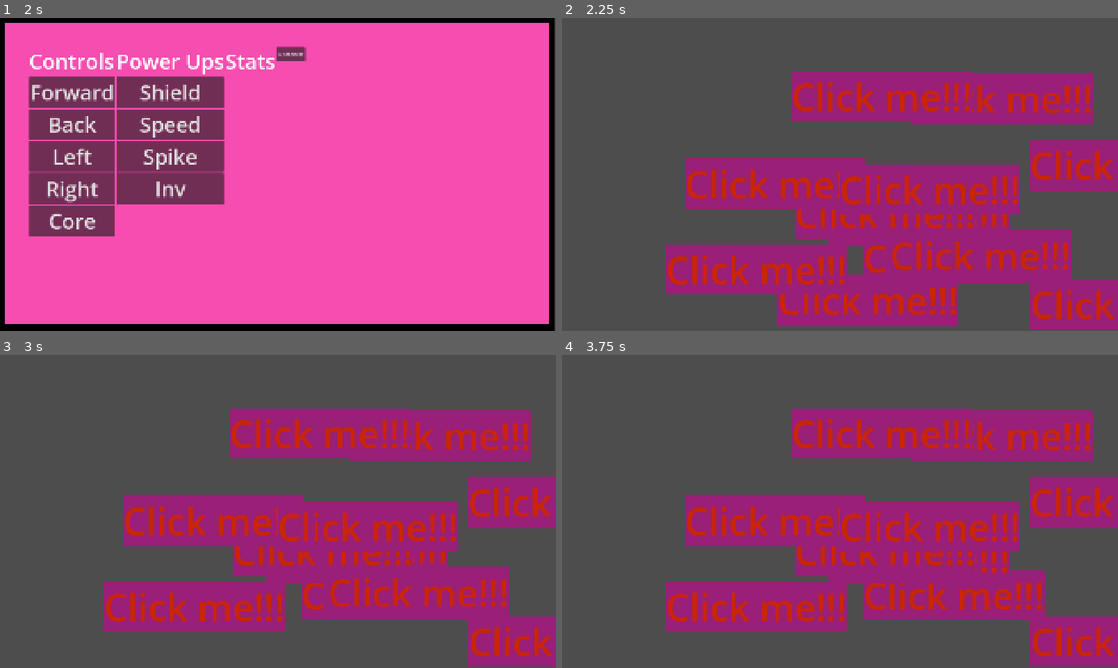
Above: before the commit, frames 1-4 (two rows, left to right).
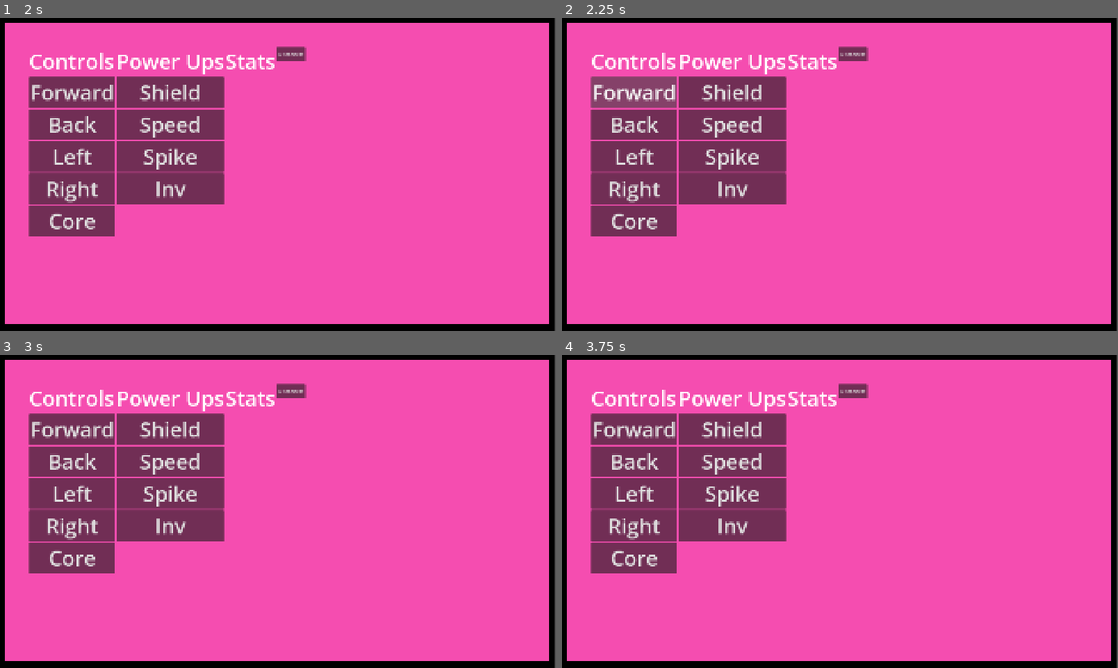
Above: after the commit, the same moments.

Repository: StoriTella/drunkenflyersclient
Game: Godot game, scene res://scenes/client.tscn
Two runs of this game, one before a commit and one after it. Both use one fixed random seed, a clock stepped at 60 frames per second and the inputs below. Sound files missing from this copy of the repository are replaced by a short silence.
Inputs (mouse positions are in pixels of both pictures, inside the frame that each line leads up to):
- Up to frame 1 (2 s): tap Enter at 0.5 s; click "Connecting" at 1.25 s
- Up to frame 2 (2.25 s): click "Forward" at 2 s
- Up to frame 3 (3 s): click (305, 636) at 2.75 s, where only the run before the commit has a clickable "Click me!!!"
- Up to frame 4 (3.75 s): click (951, 596) at 3.5 s, where only the run before the commit has a clickable "Click me!!!"

Frame 1 is identical in both runs. In frame 2, 100% of the frame differs, in the area x 0-100%, y 0-100%; in frame 3, 100%; in frame 4, 100%.

Commit message:
add shake minigame prototype

Diff:
--- a/project.godot
+++ b/project.godot
@@ -18,6 +18,8 @@
 [autoload]
 
 Global="*uid://efrrhcm3ty8c"
+SoundEffects="*uid://csaynxqli7b5c"
+Minigames="*uid://c4136b4ylhgl2"
 
 [display]
 
--- a/scenes/game.tscn
+++ b/scenes/game.tscn
@@ -119,4 +119,6 @@
 text = "Disconnect"
 
 [connection signal="pressed" from="PanelContainer/HBoxContainer/VBoxContainerControls/ForwardButton" to="." method="_on_forward_button_pressed"]
+[connection signal="pressed" from="PanelContainer/HBoxContainer/VBoxContainerPowerUps/ShieldButton" to="." method="_on_shield_button_pressed"]
+[connection signal="pressed" from="PanelContainer/HBoxContainer/VBoxContainerPowerUps/SpeedButton" to="." method="_on_speed_button_pressed"]
 [connection signal="pressed" from="PanelContainer/HBoxContainer/Disconnect" to="." method="_on_disconnect_pressed"]
--- /dev/null
+++ b/scenes/minigames/Agitate.tscn
@@ -0,0 +1,47 @@
+[gd_scene format=3 uid="uid://cjd54iomxgwx5"]
+
+[ext_resource type="Script" uid="uid://cr2ehwc1b14vu" path="res://scripts/minigames/agitate.gd" id="1_emng5"]
+
+[sub_resource type="Theme" id="Theme_emng5"]
+default_font_size = 200
+
+[node name="Agitate" type="Control" unique_id=2016081158]
+layout_mode = 3
+anchors_preset = 15
+anchor_right = 1.0
+anchor_bottom = 1.0
+grow_horizontal = 2
+grow_vertical = 2
+script = ExtResource("1_emng5")
+
+[node name="Timer" type="Timer" parent="." unique_id=1936163062]
+wait_time = 5.0
+
+[node name="ProgressBar" type="ProgressBar" parent="." unique_id=878792470]
+layout_mode = 1
+anchors_preset = 8
+anchor_left = 0.5
+anchor_top = 0.5
+anchor_right = 0.5
+anchor_bottom = 0.5
+offset_left = -396.0
+offset_top = -101.0
+offset_right = 404.0
+offset_bottom = 99.0
+grow_horizontal = 2
+grow_vertical = 2
+
+[node name="Label" type="Label" parent="." unique_id=1615891840]
+layout_mode = 1
+anchors_preset = 5
+anchor_left = 0.5
+anchor_right = 0.5
+offset_left = -404.0
+offset_top = 42.0
+offset_right = 399.0
+offset_bottom = 315.0
+grow_horizontal = 2
+theme = SubResource("Theme_emng5")
+text = "Shake!!!!"
+
+[connection signal="timeout" from="Timer" to="." method="_on_timer_timeout"]
--- a/scripts/client/game.gd
+++ b/scripts/client/game.gd
@@ -18,4 +18,11 @@
 
 
 func _on_forward_button_pressed() -> void:
+	pass
+
+func _on_shield_button_pressed() -> void:
 	get_tree().change_scene_to_file("res://scenes/minigames/ButtonSmash.tscn")
+
+
+func _on_speed_button_pressed() -> void:
+	get_tree().change_scene_to_file("res://scenes/minigames/Agitate.tscn")
--- /dev/null
+++ b/scripts/minigames/agitate.gd
@@ -0,0 +1,47 @@
+extends Control
+
+@export var shake_threshold: float = 5.0
+@export var required_shakes: int = 2
+@export var shake_timeout: float = 2.0
+
+@onready var timer: Timer = $Timer
+@onready var progress_bar = $ProgressBar
+@onready var label = $Label
+
+var shake_count: int = 0
+var last_shake_time: float = 0.0
+var last_accel: Vector3 = Vector3.ZERO
+var is_complete: bool = false
+
+func _ready():
+	last_accel = Input.get_accelerometer()
+	progress_bar.max_value = required_shakes
+	progress_bar.value = 0
+	timer.start()
+
+func _process(delta):
+	if is_complete:
+		return
+
+	var current_accel = Input.get_accelerometer()
+	var acceleration_change = (current_accel - last_accel).length()
+
+	if acceleration_change > shake_threshold:
+		var current_time = Time.get_ticks_msec() / 1000.0
+		if current_time - last_shake_time > shake_timeout:
+			shake_count = 1
+		else:
+			shake_count += 1
+
+		last_shake_time = current_time
+		progress_bar.value = shake_count
+
+		if shake_count >= required_shakes:
+			is_complete = true
+			Minigames.complete_minigame(true)
+
+	last_accel = current_accel
+
+
+func _on_timer_timeout() -> void:
+	Minigames.complete_minigame(false)
--- a/scripts/minigames/buttonsmash.gd
+++ b/scripts/minigames/buttonsmash.gd
@@ -46,11 +46,7 @@
 	buttons_clicked += 1
 
 	if buttons_clicked >= total_buttons:
-		complete_minigame(true)
-
-func complete_minigame(is_win: bool):
-	await get_tree().create_timer(0.5).timeout
-	get_tree().change_scene_to_file("res://scenes/game.tscn")
+		Minigames.complete_minigame(true)
 
 func clear_buttons():
 	for child in get_children():
@@ -59,4 +55,4 @@
 
 
 func _on_timer_timeout() -> void:
-	complete_minigame(false)
+	Minigames.complete_minigame(false)
--- /dev/null
+++ b/scripts/utils/minigames.gd
@@ -0,0 +1,9 @@
+extends Node
+
+func complete_minigame(is_win: bool):
+	if is_win:
+		SoundEffects.win_minigame_sound()
+	else:
+		SoundEffects.lose_minigame_sound()
+	await get_tree().create_timer(0.5).timeout
+	get_tree().change_scene_to_file("res://scenes/game.tscn")
--- /dev/null
+++ b/scripts/utils/sound_effects.gd
@@ -0,0 +1,26 @@
+extends Node
+
+func win_minigame_sound():
+	play_random_sound(preload("res://assets/win_minigame.mp3"), 0.8, 1.2, 0.8, 1.2)
+
+func lose_minigame_sound():
+	play_random_sound(preload("res://assets/lose_minigame.mp3"), 0.8, 1.2, 0.8, 1.2)
+
+func normal_coin_sound():
+	play_random_sound(preload("res://assets/coin.mp3"), 0.8, 1.2, 0.8, 1.2)
+
+func normal_damage_sound():
+	play_random_sound(preload("res://assets/damage.mp3"), 0.8, 1.2, 0.8, 1.2)
+
+func play_random_sound(sound: AudioStream, pitch_min: float, pitch_max: float, speed_min: float, speed_max: float):
+	var player = AudioStreamPlayer2D.new()
+
+	player.stream = sound
+
+	player.pitch_scale = randf_range(pitch_min, pitch_max)
+
+	add_child(player)
+	player.play()
+
+	await get_tree().create_timer(player.stream.get_length() / player.pitch_scale).timeout
+	player.queue_free()
Not shown, added: assets/lose_minigame.mp3.import
Not shown, added: assets/win_minigame.mp3.import
Not shown, added: scripts/minigames/agitate.gd.uid
Not shown, added: scripts/utils/minigames.gd.uid
Not shown, added: scripts/utils/sound_effects.gd.uid
Not shown, added: assets/lose_minigame.mp3
Not shown, added: assets/win_minigame.mp3
